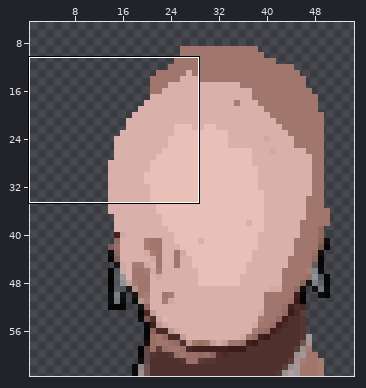
Pixel-art sprite, stored at res/face/face_27_f.png. The first picture is a wide view before the edit; the outline marks the close-up.
Close-up. Old version:
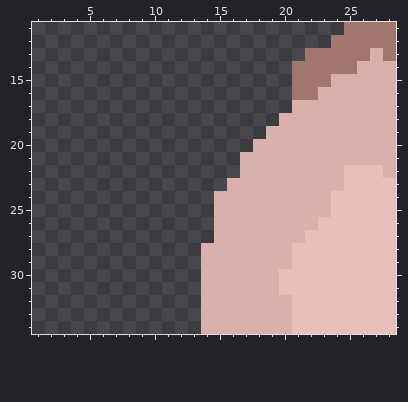
The file is 64x64 pixels. Colours within 5 levels of each other are drawn and written as one. Shown: x 1..28, y 11..34. The wide view leaves out empty margins.
The result:
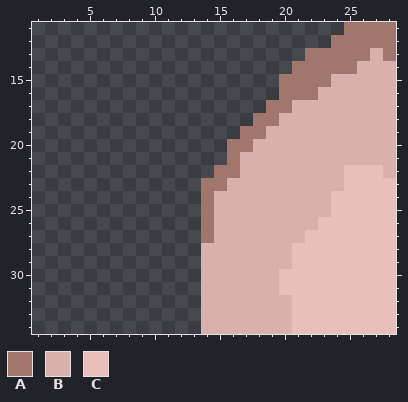
Palette (. is transparent): A #a1766d  B #d9b0aa  C #e9c0b8
Message: fill in gaps of face and hair
Diff:
Changed rows in their new state; - is an unchanged pixel.
first column x 14:
15 ------A
16 ------A
17 -----AA
18 ----AA-
19 ---AA--
20 --AA---
21 --A----
22 -AA----
23 AA-----
24 A------
25 A------
26 A------
27 A------
Changed places in both close-ups, as pixel boxes (x1, y1, x2, y2):
added: (201, 74, 292, 243)
